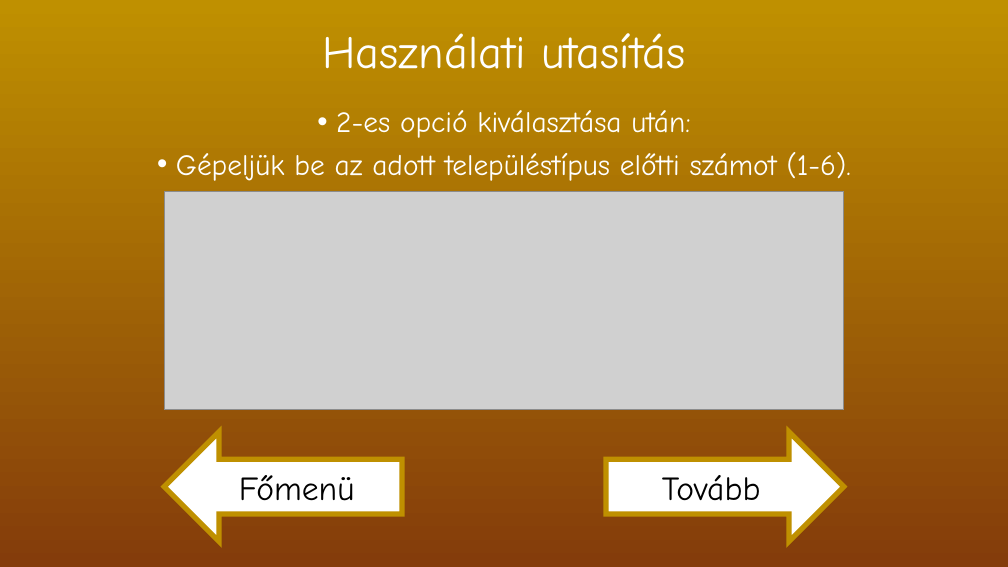
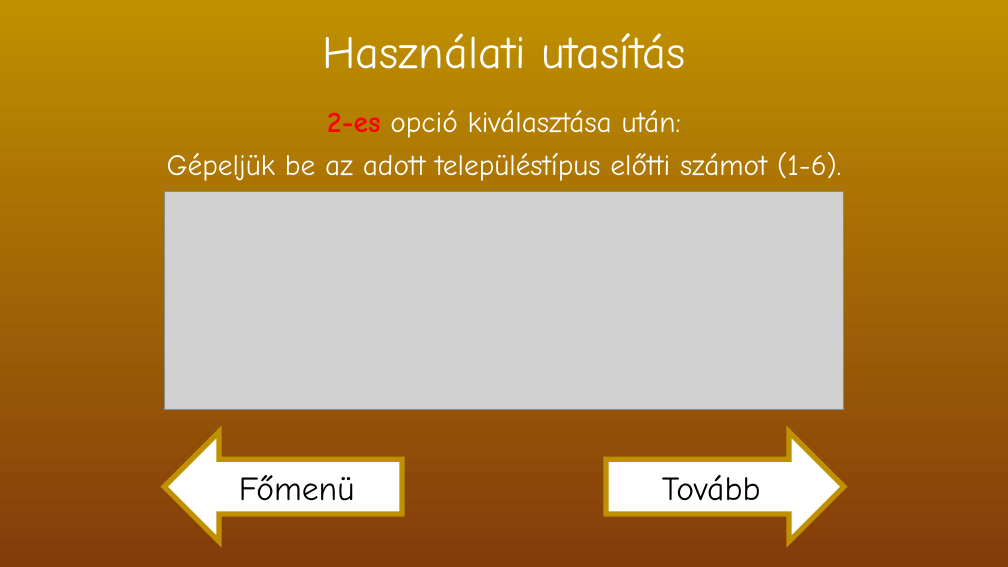
Before and after one commit to boying1819/N-psz-ml-l-s_projekjte, a slide deck: slide 8 of Népességszámlálás 2025.pptx. Drawn at 1008x567 pixels with LibreOffice and Linux fonts; fonts in the diff are those of the drawing; grey boxes stand for pictures. Boxes give left, top, right and bottom in pixels: in the first picture for what was removed or moved away, otherwise in the second. Text is boxed around its words. In the diff, an @@ line names an element or a change of style, - is before the commit and + after.

```diff
--- a/Népességszámlálás 2025.pptx
+++ b/Népességszámlálás 2025.pptx
@@ text "2-es opció kiválasztása után:" at box(167, 110, 841, 181): text colour #FFFFFF to #FF0000, bold on in "2-es"; bullet • to none @@
```
Also in this commit, not shown: 5 other slides changed.
